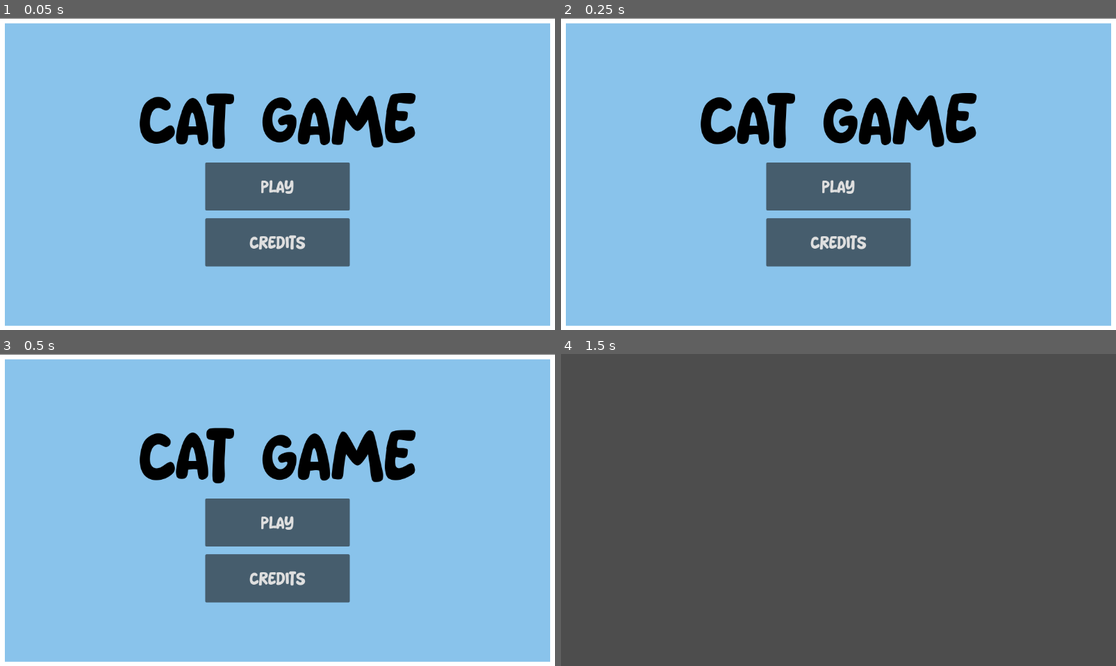
Above: before the commit, frames 1-4 (two rows, left to right).
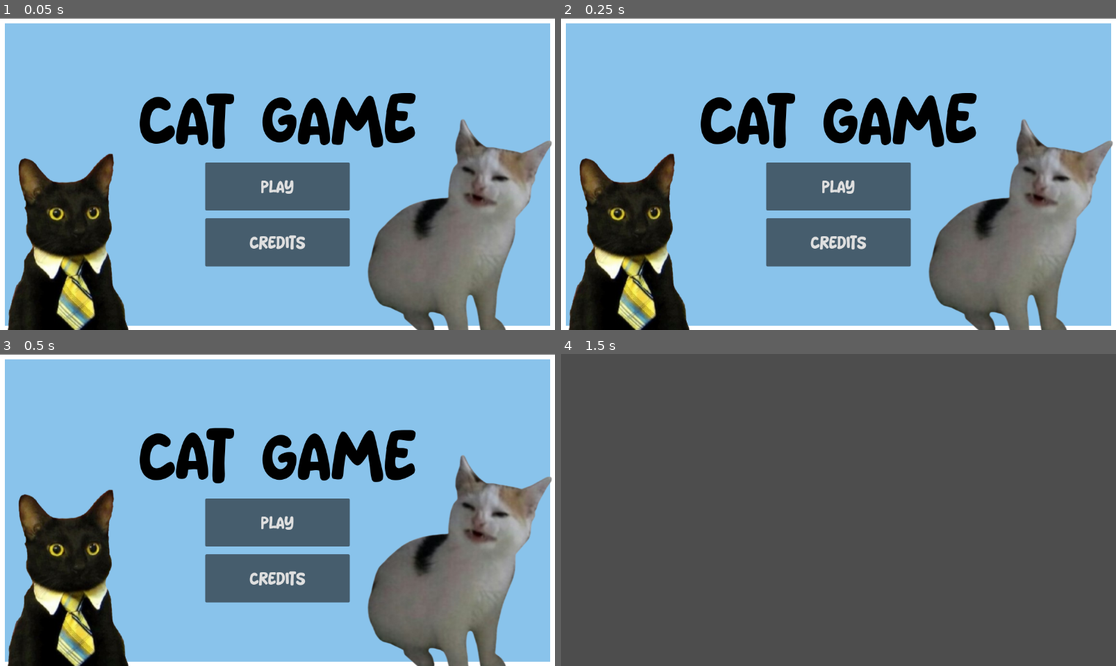
Above: after the commit, the same moments.

Repository: 5hr3kY/Kit-Fight
Game: Godot game, scene res://Scenes/title_screen.tscn
The game is run twice, just before and just after one commit, with the same random seed, the same clock (stepped at 60 frames per second) and the same inputs.
Inputs:
- Up to frame 1 (0.05 s): no input
- Up to frame 2 (0.25 s): no input
- Up to frame 3 (0.5 s): no input
- Up to frame 4 (1.5 s): click "Credits" at 0.5 s; tap Enter at 1.25 s; hold Right (ui_right) from 1.28 s (still down)

The runs differ from the first frame. In frame 1, 20% of the frame differs, in the area x 1-100%, y 32-100%; in frame 2, 20%; in frame 3, 20%; in frame 4, nothing differs.

Commit message:
Cat Prictures + Clouds and water

Diff:
--- a/kit-fight/Scenes/title_screen.tscn
+++ b/kit-fight/Scenes/title_screen.tscn
@@ -4,6 +4,8 @@
 [ext_resource type="PackedScene" uid="uid://yjyt4sykb64m" path="res://UI stuff/play_button.tscn" id="2_twnyg"]
 [ext_resource type="Script" uid="uid://bhoo5p0vnwcmi" path="res://UI stuff/play_button.gd" id="3_55kwv"]
 [ext_resource type="Script" uid="uid://csi0ypw4xt51" path="res://UI stuff/Credits.gd" id="4_twnyg"]
+[ext_resource type="Texture2D" uid="uid://cwalgd2piu32k" path="res://Assets/Denis Daily Cat.png" id="5_55kwv"]
+[ext_resource type="Texture2D" uid="uid://cy24out1va0bi" path="res://Assets/Title Cat.png" id="6_12m1t"]
 
 [node name="Title Screen" type="Control" unique_id=1649623233]
 layout_mode = 3
@@ -52,5 +54,14 @@
 text = "Credits"
 script = ExtResource("4_twnyg")
 
+[node name="DenisDailyCat" type="Sprite2D" parent="." unique_id=894211468]
+position = Vector2(132, 466)
+scale = Vector2(-0.9999988, 1)
+texture = ExtResource("5_55kwv")
+
+[node name="TitleCat" type="Sprite2D" parent="." unique_id=1841591163]
+position = Vector2(954, 472)
+texture = ExtResource("6_12m1t")
+
 [connection signal="pressed" from="PanelContainer/VBoxContainer/Play Button" to="PanelContainer/VBoxContainer/Play Button" method="_on_pressed"]
 [connection signal="pressed" from="PanelContainer/VBoxContainer/Credits" to="PanelContainer/VBoxContainer/Credits" method="_on_pressed"]
--- a/kit-fight/main.tscn
+++ b/kit-fight/main.tscn
@@ -8,7 +8,6 @@
 [ext_resource type="Texture2D" uid="uid://dvtgocn38jlx1" path="res://OIP-1267249214-removebg-preview.png" id="6_jkdf5"]
 [ext_resource type="Texture2D" uid="uid://bbaa5r1y7ajo7" path="res://Assets/Spikes and sky stuff.png" id="7_wsu2k"]
 [ext_resource type="Texture2D" uid="uid://c8w5ge5axrlv2" path="res://Assets/Ground.png" id="8_k12tt"]
-[ext_resource type="Texture2D" uid="uid://dpkuqc6w6fh38" path="res://Assets/Water + Cloud.png" id="9_h1bgf"]
 
 [sub_resource type="RectangleShape2D" id="RectangleShape2D_1bvp3"]
 size = Vector2(224, 90.5)
@@ -48,25 +47,12 @@
 1:1/0 = 0
 1:1/0/physics_layer_0/polygon_0/points = PackedVector2Array(-32, -32, 32, -32, 32, 32, -15.004005, 32, -32, 32)
 
-[sub_resource type="TileSetAtlasSource" id="TileSetAtlasSource_efxa6"]
-texture = ExtResource("9_h1bgf")
-texture_region_size = Vector2i(64, 64)
-0:0/0 = 0
-0:0/0/physics_layer_0/polygon_0/points = PackedVector2Array(-32, -32, 32, -32, 32, 32, -15.004005, 32, -32, 32)
-1:0/0 = 0
-1:0/0/physics_layer_0/polygon_0/points = PackedVector2Array(-32, -32, 32, -32, 32, 32, -15.004005, 32, -32, 32)
-0:1/0 = 0
-0:1/0/physics_layer_0/polygon_0/points = PackedVector2Array(-32, -32, 32, -32, 32, 32, -15.004005, 32, -32, 32)
-1:1/0 = 0
-1:1/0/physics_layer_0/polygon_0/points = PackedVector2Array(-32, -32, 32, -32, 32, 32, -15.004005, 32, -32, 32)
-
 [sub_resource type="TileSet" id="TileSet_4c57u"]
 tile_size = Vector2i(64, 64)
 physics_layer_0/collision_layer = 255
 physics_layer_0/collision_mask = 255
 sources/0 = SubResource("TileSetAtlasSource_kek77")
 sources/4 = SubResource("TileSetAtlasSource_4c57u")
-sources/5 = SubResource("TileSetAtlasSource_efxa6")
 sources/1 = SubResource("TileSetAtlasSource_dg77c")
 
 [node name="Node2D" type="Node2D" unique_id=292624201]
Binary file added: kit-fight/Assets/Denis Daily Cat.png
Not shown, added: kit-fight/Assets/Denis Daily Cat.png.import
Binary file added: kit-fight/Assets/Title Cat.png
Not shown, added: kit-fight/Assets/Title Cat.png.import
Binary file changed: kit-fight/Assets/Water + Cloud.png
Not shown, changed: kit-fight/Assets/Water + Cloud.png.import
